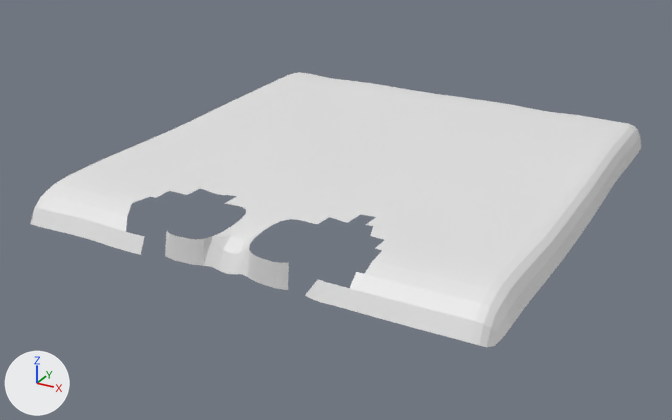
The OBJ model Runnes/Models/pisoTechoCastillo.obj: old version first, new version second.
The view is the same before and after, from a 50 mm lens placed at (-564.0, -858.0, 758.0), pointed at (-864.0, -313.0, 485.0). The axes (+X, +Y, +Z) are drawn at lower left. The lights are the same throughout. Where no turn or scale is listed for an object, it has been applied to the vertices.

Script lines for the objects in view, before the commit:
```python
me_pisotechocastillo = bpy.data.meshes.new('pisoTechoCastillo')
me_pisotechocastillo.from_pydata(...)  # 2090 vertices, 3915 faces; spans x -1014.0..-686.0, y -473.0..-108.0, z 503.0..528.0
# before: 373 (-822.0, -421.0, 527.0) at pixel (310, 222), 374 (-821.0, -408.0, 527.0) at pixel (322, 215), 375 (-826.0, -407.0, 527.0) at pixel (315, 213), 376 (-827.0, -420.0, 527.0) at pixel (303, 220), 387 (-817.0, -421.0, 527.0) at pixel (317, 224)
# before: 388 (-816.0, -408.0, 527.0) at pixel (329, 217)
ob_pisotechocastillo = bpy.data.objects.new('pisoTechoCastillo', me_pisotechocastillo)
ob_pisotechocastillo.location = (0.0, 0.0, 0.0)
```
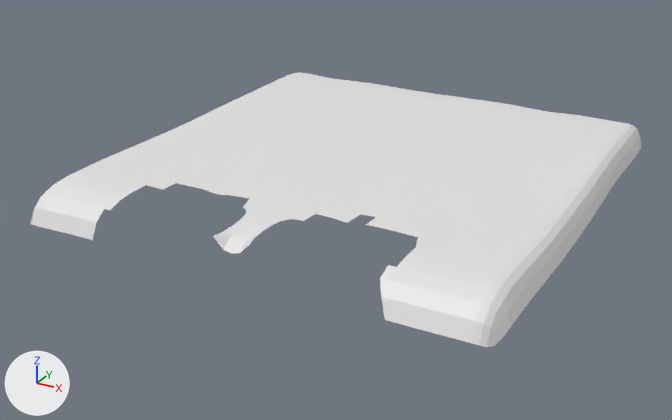
Location of each change, [x1, y1, x2, y2] in pixels of the pictures (672 x 420 px):
```json
{"part": 1, "of": "me_pisotechocastillo", "change": "deleted", "before": [92, 183, 418, 320]}
{"part": 2, "of": "me_pisotechocastillo", "change": "deleted", "before": [304, 214, 329, 224]}
```

The change, as JSON lines over the scene's bpy script:
```json
{"block": "me_pisotechocastillo", "where": "# used by ob_pisotechocastillo; location = (0.0, 0.0, 0.0)"}
{"block": "me_pisotechocastillo", "where": "# verts and faces of me_pisotechocastillo; kept vertices keep their numbers, new ones are numbered from 2090"}
{"op": "remove", "block": "me_pisotechocastillo", "code": "me_pisotechocastillo.from_pydata(...)  # 2090 vertices, 3915 faces; spans x -1014.0..-686.0, y -473.0..-108.0, z 503.0..528.0"}
{"op": "add", "block": "me_pisotechocastillo", "code": "me_pisotechocastillo.from_pydata(...)  # 1990 vertices, 3764 faces; spans x -1014.0..-686.0, y -470.0..-108.0, z 503.0..528.0"}
{"block": "me_pisotechocastillo", "change": "me_pisotechocastillo part 1"}
{"block": "me_pisotechocastillo", "change": "98 vertices are removed from x -947.0..-753.0, y -473.0..-420.0, z 505.0..527.0"}
{"block": "me_pisotechocastillo", "change": "147 faces are deleted"}
{"block": "me_pisotechocastillo", "change": "me_pisotechocastillo part 2"}
{"op": "add", "block": "me_pisotechocastillo", "code": "delete_vertices([373, 387])  # with the faces that use them"}
```
